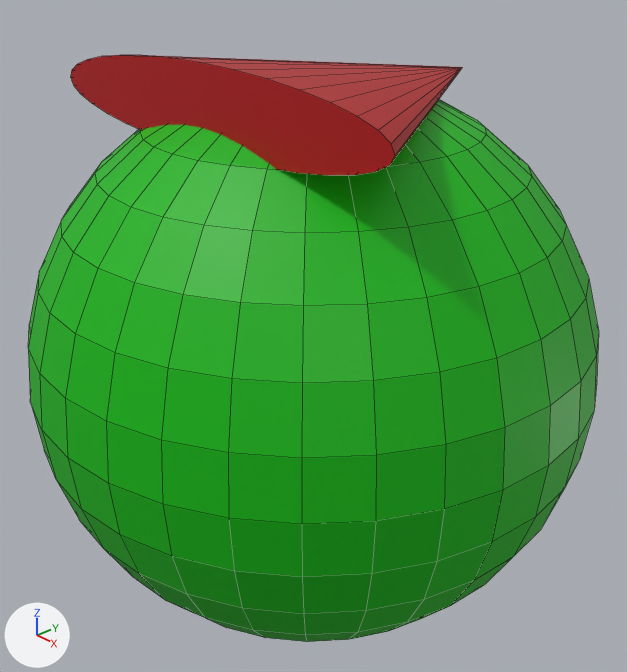
Before and after pictures for a commit that changed the Blender file Example Space Game/BasicCharacter.blend.
Camera for both pictures: a 50 mm camera at (2.08, -1.96, 1.45) aimed at (0.0, 0.0, 0.07). Every picture has the same lights, and +X, +Y and +Z are marked at lower left. Mesh edges are drawn as thin lines.

The first picture shows 'Player', 'Pointer'.
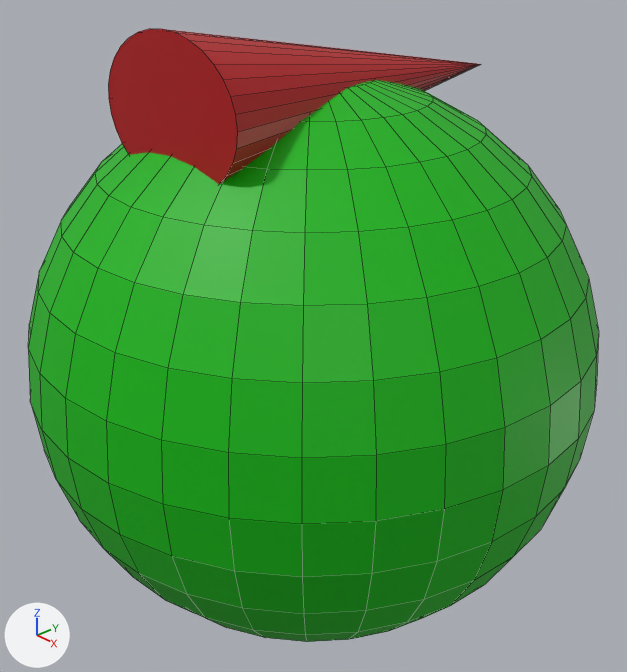
Location of each change, [x1, y1, x2, y2] in pixels of the pictures (627 x 672 px):
'Pointer', rescaled (29% taller)
    before: [71, 55, 462, 175]
    after: [108, 29, 480, 184]

The edits, one by one:
Object 'Pointer' (ob_pointer) is rescaled from (0.75, 0.128, 0.607) to (0.312, 0.225, 0.723).
